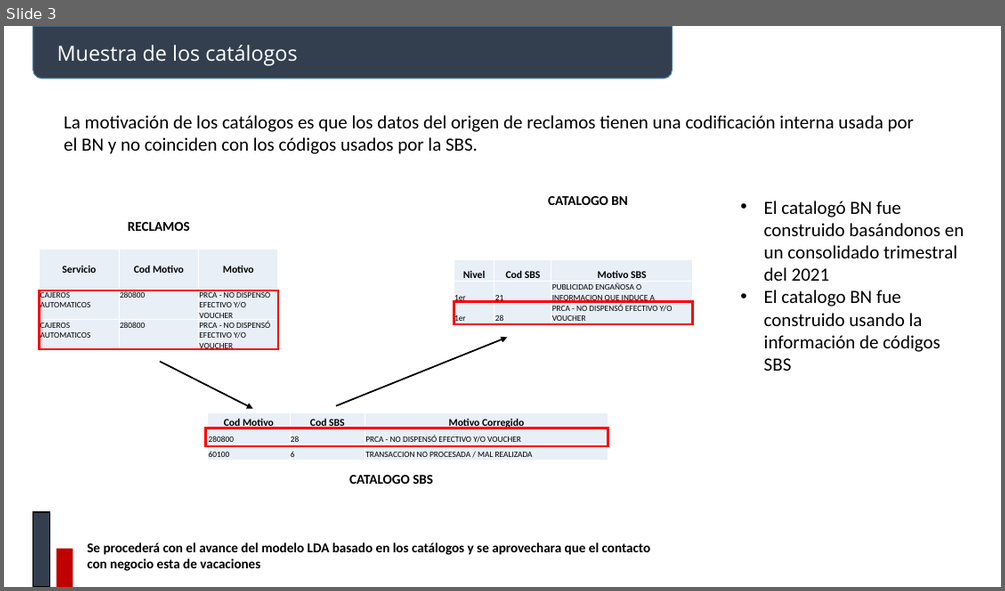
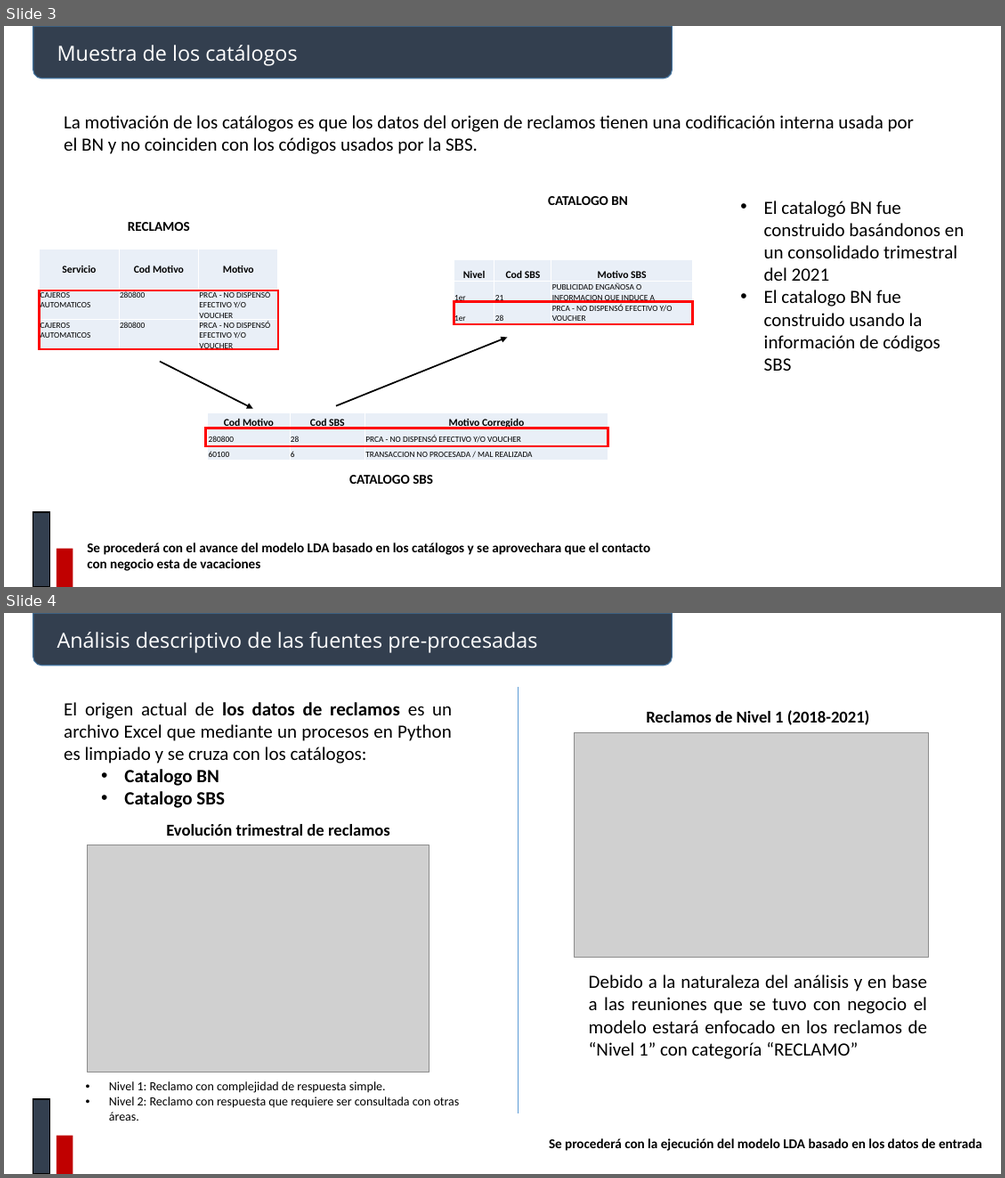
Before and after one commit to johnkbarrera/R2D2, a slide deck: BancoNacion/documentos/Reclamos.pptx. Shown one above the other, each under a label of ours: slide 3 before the commit, slides 3 and 4 after it. The pictures are 1005x591 and 1005x1178 pixels, drawn with LibreOffice and Linux fonts; fonts in the diff are those of the drawing; grey boxes stand for pictures. Boxes give left, top, right and bottom in pixels: in the first picture for what was removed or moved away, otherwise in the second. Text is boxed around its words. In the diff, an @@ line names an element or a change of style, - is before the commit and + after.

Commit message:
catalogos update

```diff
--- a/BancoNacion/documentos/Reclamos.pptx
+++ b/BancoNacion/documentos/Reclamos.pptx
@@ slide 4 added at bbox=[4, 613, 1001, 1174], background #FFFFFF @@
@@ round same rect added at bbox=[33, 613, 672, 666], fill #333F50, outline #43739E 1 pt @@
@@ text added at bbox=[57, 632, 537, 653], 20 pt, text #FFFFFF @@
+Análisis descriptivo de las fuentes pre-procesadas
@@ line added from (518, 686) to (518, 1113), #5B9BD5 0.5 pt @@
@@ text added at bbox=[64, 702, 452, 808], 18 pt, text #000000 @@
+El origen actual de los datos de reclamos es un archivo Excel que mediante un procesos en Python es limpiado y se cruza con los catálogos:
+  • Catalogo BN
+  • Catalogo SBS
@@ text added at bbox=[646, 710, 870, 725], 16 pt, text #000000, bold @@
+Reclamos de Nivel 1 (2018-2021)
@@ picture added at bbox=[574, 732, 928, 957] @@
@@ text added at bbox=[166, 824, 390, 835], 16 pt, text #000000, bold @@
+Evolución trimestral de reclamos
@@ picture added at bbox=[87, 844, 429, 1071] @@
@@ text added at bbox=[589, 974, 927, 1059], 18 pt, text #000000 @@
+Debido a la naturaleza del análisis y en base a las reuniones que se tuvo con negocio el modelo estará enfocado en los reclamos de “Nivel 1” con categoría “RECLAMO”
@@ text added at bbox=[109, 1081, 460, 1120], 12 pt, text #000000 @@
+  • Nivel 1: Reclamo con complejidad de respuesta simple.
+  • Nivel 2: Reclamo con respuesta que requiere ser consultada con otras áreas.
@@ rectangle added at bbox=[33, 1099, 49, 1174], fill #333F50, outline #000000 1 pt @@
@@ rectangle added at bbox=[57, 1135, 73, 1174], fill #C00000 @@
@@ text added at bbox=[549, 1138, 982, 1151], 13 pt, text #000000, bold @@
+Se procederá con la ejecución del modelo LDA basado en los datos de entrada
```
Also in this commit, not shown: 2 other slides added, 15 other files.
